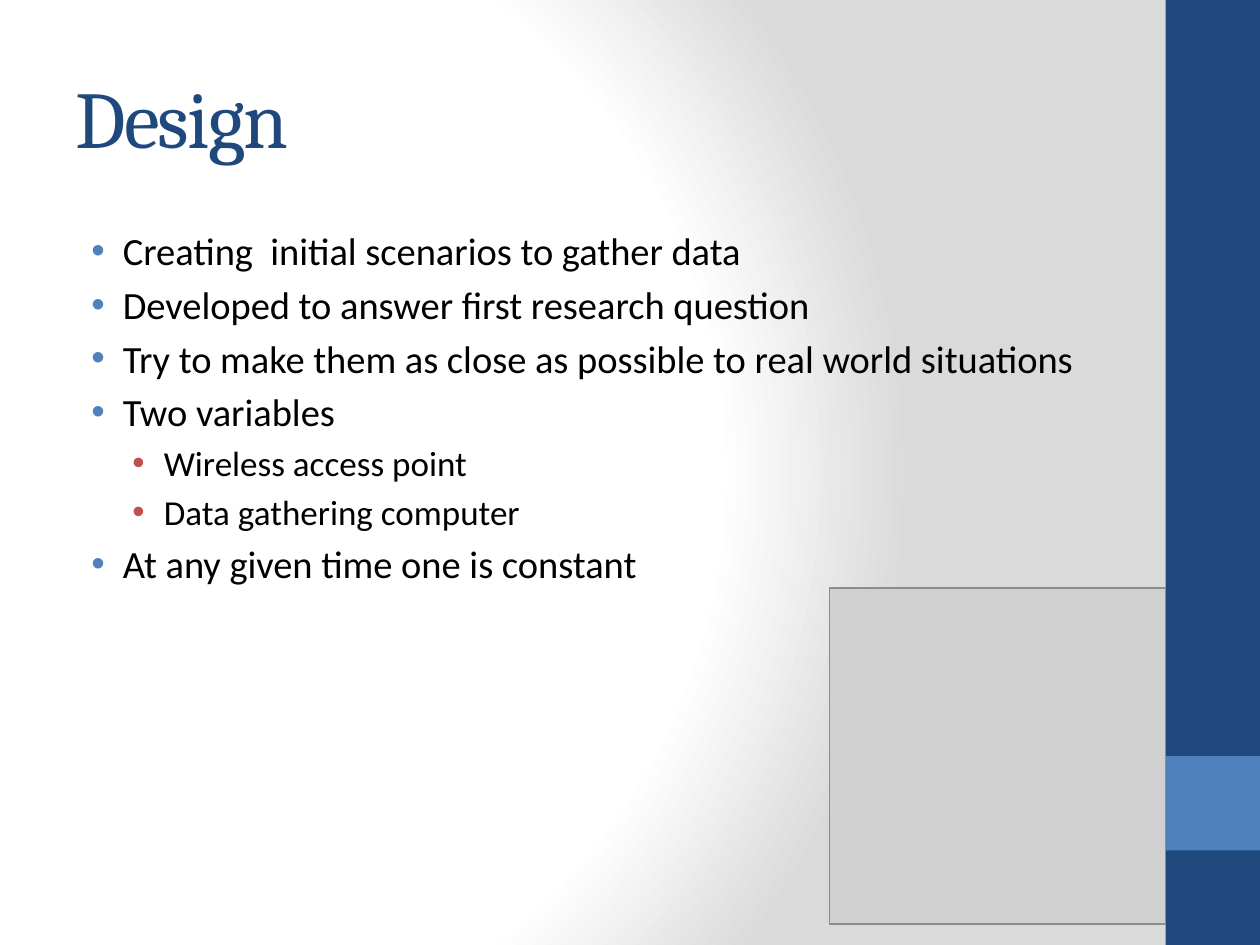
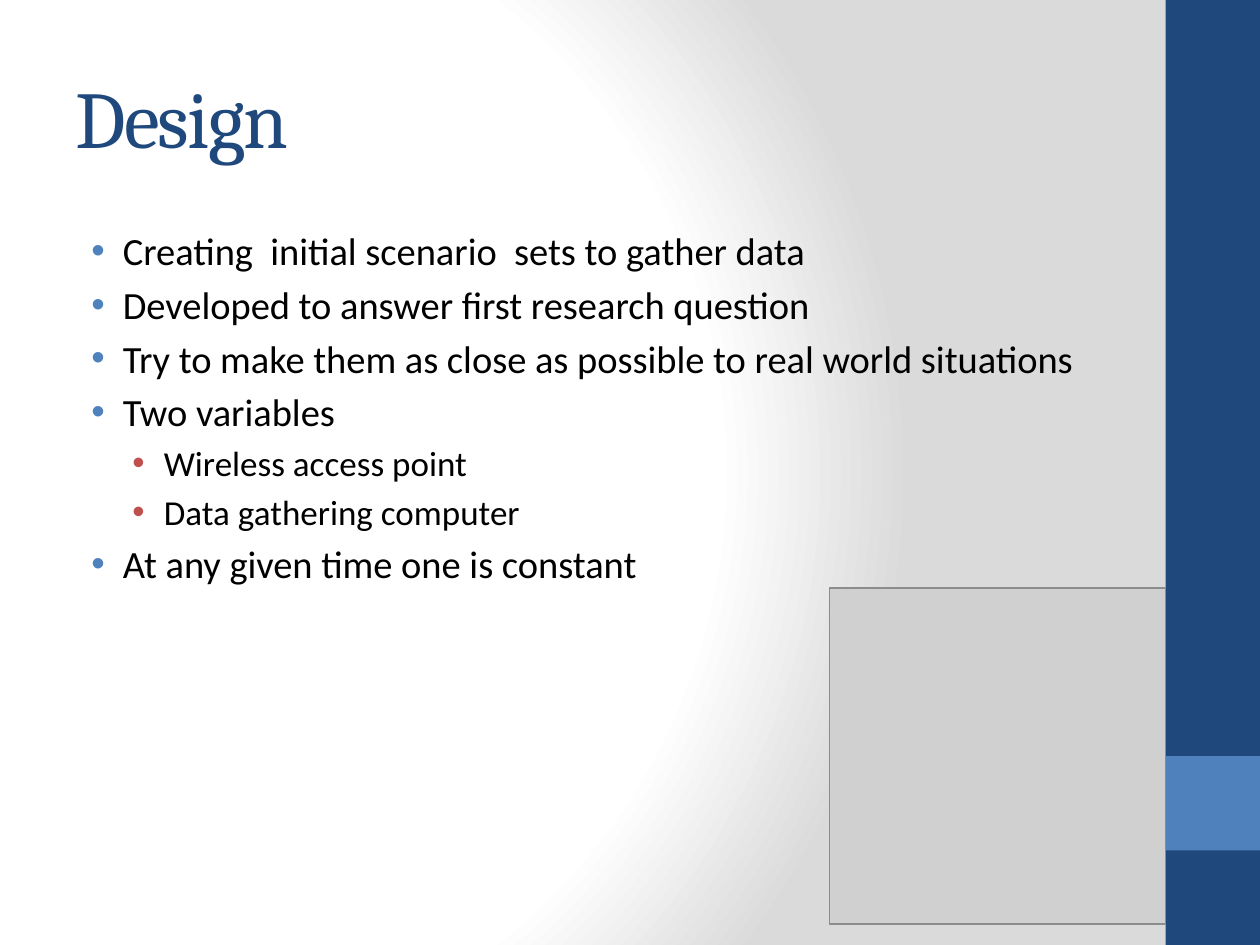
Before and after one commit to jithendra89/research, a slide deck: slide 4 of presentations/interim-final.pptx (slide 3 before the commit). Drawn at 1260x945 pixels with LibreOffice and Linux fonts; fonts in the diff are those of the drawing; grey boxes stand for pictures. Boxes give left, top, right and bottom in pixels: in the first picture for what was removed or moved away, otherwise in the second. Text is boxed around its words. In the diff, an @@ line names an element or a change of style, - is before the commit and + after.

```diff
--- a/presentations/interim-final.pptx
+++ b/presentations/interim-final.pptx
@@ text at box(123, 238, 805, 272): text changed @@
-• Creating initial scenarios to gather data
+• Creating initial scenario sets to gather data
```
Also in this commit, not shown: 5 other slides changed, 3 slides added.
